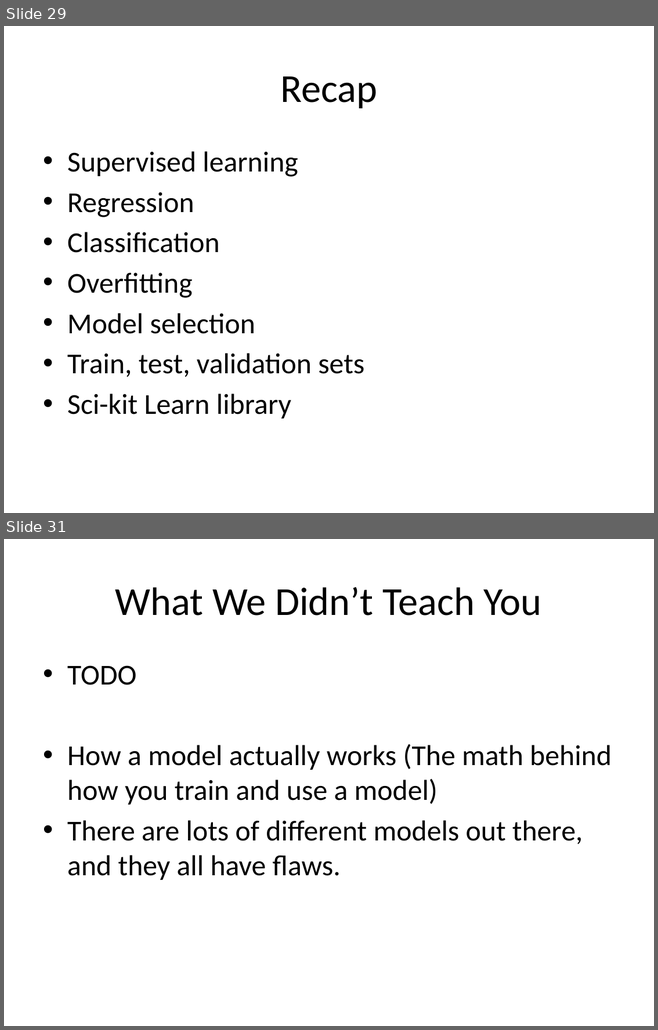
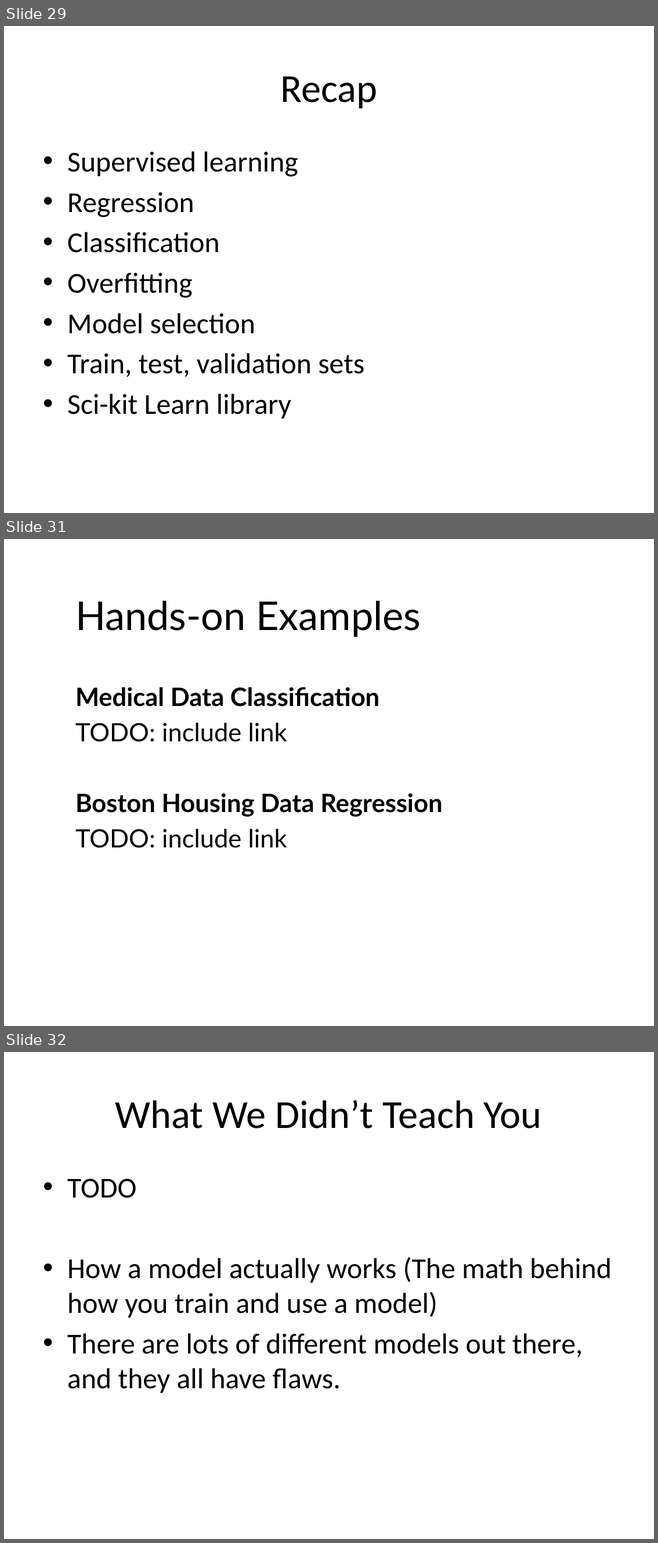
Before and after one commit to aloksharma1993/techfest-ml-tutorial, a slide deck: Techfest_ML.pptx. Shown one above the other, each under a label of ours: slides 29 and 31 before the commit, slides 29, 31 and 32 after it; the slides between them are not shown. The pictures are 658x1030 and 658x1543 pixels, drawn with LibreOffice and Linux fonts; fonts in the diff are those of the drawing; background and template pictures are left out. Boxes give left, top, right and bottom in pixels: in the first picture for what was removed or moved away, otherwise in the second. Text is boxed around its words. In the diff, an @@ line names an element or a change of style, - is before the commit and + after.

```diff
--- a/Techfest_ML.pptx
+++ b/Techfest_ML.pptx
@@ slide 31 added at [4, 539, 654, 1026], background picture (left out) @@
@@ title added at [75, 600, 420, 637], 44 pt, text #000000 @@
+Hands-on Examples
@@ text added at [75, 687, 442, 848], 28 pt, text #000000, bold @@
+Medical Data Classification
+TODO: include link
+Boston Housing Data Regression
+TODO: include link
@@ what was slide 31 is now slide 32 @@
```
Also in this commit, not shown: 2 slides changed, 1 other slide added.
